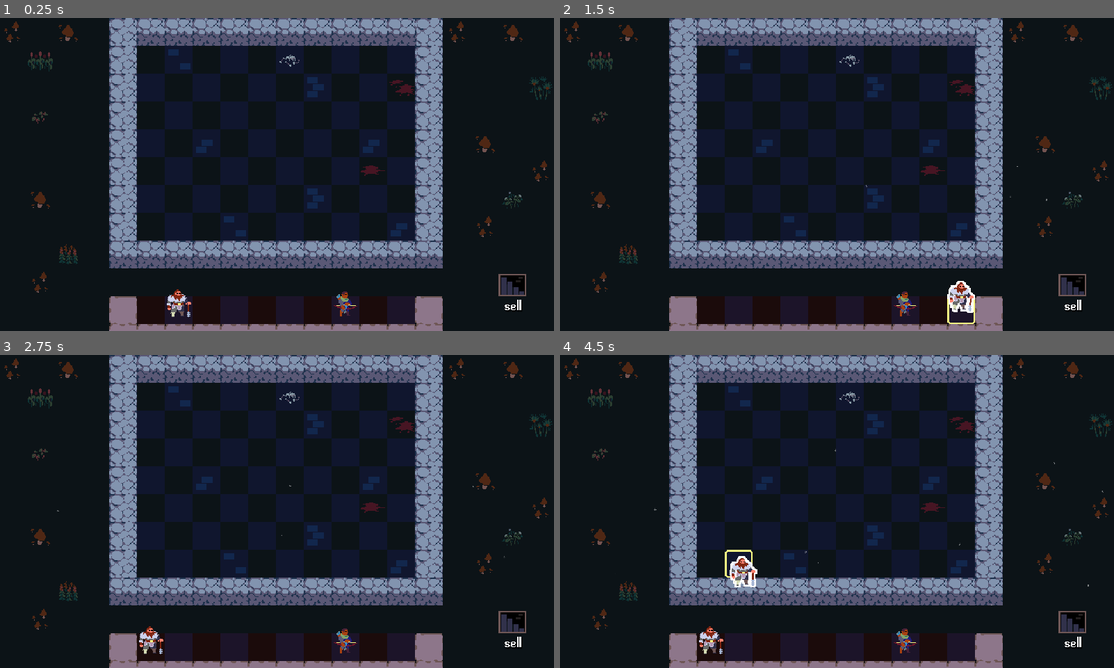
Above: before the commit, frames 1-4 (two rows, left to right).
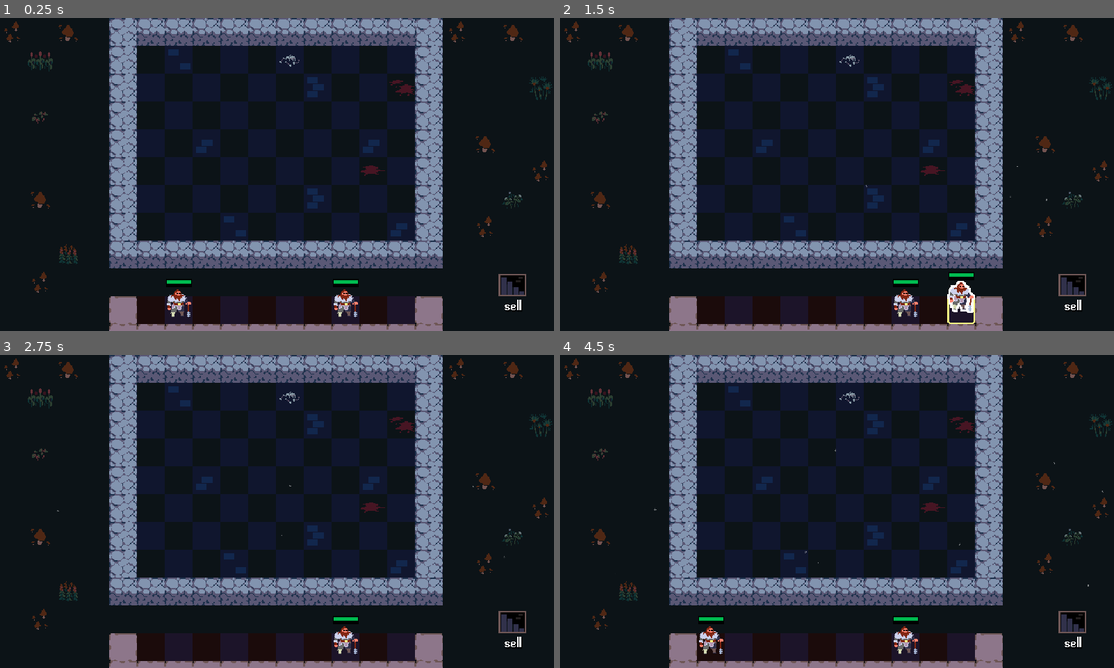
Above: after the commit, the same moments.

Repository: guladam/godot_autobattler_reference
Game: Godot game, scene res://scenes/arena/arena.tscn
The game is run twice, just before and just after one commit, with the same random seed, the same clock (stepped at 60 frames per second) and the same inputs.
Inputs (mouse positions are in pixels of both pictures, inside the frame that each line leads up to):
- Up to frame 1 (0.25 s): no input
- Up to frame 2 (1.5 s): tap Enter at 0.5 s; drag from (737, 302) to (903, 302) at 0.52 s; drag from (903, 302) to (1069, 280) at 1.27 s
- Up to frame 3 (2.75 s): move the mouse to (332, 442) at 2.02 s; hold Space (unit_add) from 2.03 s (still down); click (332, 442) at 2.17 s
- Up to frame 4 (4.5 s): release Space (unit_add) at 2.75 s; drag from (809, 574) to (709, 639) at 2.77 s; move the mouse to (1003, 558) at 3.52 s; press the mouse at (1003, 558) at 3.53 s; tap Space (unit_add) at 3.8 s; release the mouse at (1003, 558) at 4.25 s; drag from (737, 639) to (753, 433) at 4.27 s

The runs differ from the first frame. In frame 1, 0.3% of the frame differs, in the area x 30-65%, y 83-96%; in frame 2, 0.3%; in frame 3, 0.5%; in frame 4, 0.8%, in the area x 25-65%, y 62-96%.

Commit message:
reorganizing, starting the unitcombiner

Diff:
--- /dev/null
+++ b/assets/game_theme.tres
@@ -0,0 +1,3 @@
+[gd_resource type="Theme" format=3 uid="uid://dfwyixi7xkn7k"]
+
+[resource]
--- a/assets/2d_outline_shader.tres
+++ b/assets/shaders/2d_outline_shader.tres
@@ -1,9 +1,9 @@
 [gd_resource type="ShaderMaterial" load_steps=2 format=3 uid="uid://bb8m5fhpi4wqn"]
 
-[ext_resource type="Shader" path="res://assets/2d_outline.gdshader" id="1_jrprq"]
+[ext_resource type="Shader" path="res://assets/shaders/2d_outline.gdshader" id="1_jrprq"]
 
 [resource]
 resource_local_to_scene = true
 shader = ExtResource("1_jrprq")
-shader_parameter/line_colour = Color(1, 1, 1, 1)
+shader_parameter/line_color = Color(1, 1, 1, 1)
 shader_parameter/line_thickness = 0
--- a/components/unit_adder.gd
+++ b/components/unit_adder.gd
@@ -12,6 +12,11 @@
 
 func _input(event: InputEvent) -> void:
 	if event.is_action_pressed("unit_add"):
+		add_unit()
+		add_unit()
+		add_unit()
+		add_unit()
+		add_unit()
 		add_unit()
 
 
--- /dev/null
+++ b/components/unit_combiner.gd
@@ -0,0 +1,36 @@
+class_name UnitCombiner
+extends Node
+
+
+# TODO rethink this so it works simultaneously
+# maybe just insta-remove combining units from groups???
+func update_unit_combinations(_unit: Unit) -> void:
+	var units := get_tree().get_nodes_in_group("units")
+	var tier1_groups := _group_units_by_name_and_tier(units, 1)
+
+	for unit_name in tier1_groups:
+		var current_units: Array = tier1_groups[unit_name]
+		while current_units.size() >= 3:
+			print("combining 3 tier ones...")
+			print(current_units)
+			current_units[0].stats.tier += 1
+			current_units[1].queue_free()
+			current_units[2].queue_free()
+			current_units = current_units.slice(3)
+			print(current_units)
+
+
+func _group_units_by_name_and_tier(units: Array[Node], tier: int) -> Dictionary:
+	var filtered_units := units.filter(
+		func(unit: Unit):
+			return unit.stats.tier == tier
+	)
+	var unit_counts := {}
+
+	for unit: Unit in filtered_units:
+		if unit_counts.has(unit.stats.name):
+			unit_counts[unit.stats.name].append(unit)
+		else:
+			unit_counts[unit.stats.name] = [unit]
+
+	return unit_counts
--- a/components/unit_grid.gd
+++ b/components/unit_grid.gd
@@ -27,7 +27,7 @@
 
 
 func is_grid_full() -> bool:
-	print(units.values())
+	#print(units.values())
 	return units.keys().all(is_tile_occupied)
 
 
--- a/project.godot
+++ b/project.godot
@@ -23,7 +23,11 @@
 window/size/window_height_override=800
 window/stretch/mode="viewport"
 window/stretch/scale_mode="integer"
-mouse_cursor/custom_image="res://assets/cursor.png"
+mouse_cursor/custom_image="res://assets/sprites/cursor.png"
+
+[gui]
+
+theme/custom="res://assets/game_theme.tres"
 
 [input]
 
--- a/scenes/arena/arena.gd
+++ b/scenes/arena/arena.gd
@@ -4,8 +4,10 @@
 @onready var sell_portal: SellPortal = $SellPortal
 @onready var unit_mover: UnitMover = $UnitMover
 @onready var unit_adder: UnitAdder = $UnitAdder
+@onready var unit_combiner: Node = $UnitCombiner
 
 
 func _ready() -> void:
 	unit_adder.unit_added.connect(sell_portal.setup_unit)
 	unit_adder.unit_added.connect(unit_mover.setup_unit)
+	unit_adder.unit_added.connect(unit_combiner.update_unit_combinations)
--- a/scenes/arena/arena.tscn
+++ b/scenes/arena/arena.tscn
@@ -1,16 +1,17 @@
-[gd_scene load_steps=16 format=3 uid="uid://bktq4cwp01peb"]
+[gd_scene load_steps=18 format=3 uid="uid://bktq4cwp01peb"]
 
 [ext_resource type="Script" path="res://scenes/arena/arena.gd" id="1_a1ak0"]
 [ext_resource type="TileSet" uid="uid://de57fp7kv3q7p" path="res://scenes/arena/tileset.tres" id="1_hreld"]
 [ext_resource type="Script" path="res://components/tile_highlighter.gd" id="2_855b2"]
-[ext_resource type="Texture2D" uid="uid://mbxv0ayrsu3d" path="res://assets/star_particle.png" id="2_m4bap"]
+[ext_resource type="Texture2D" uid="uid://mbxv0ayrsu3d" path="res://assets/sprites/star_particle.png" id="2_m4bap"]
 [ext_resource type="Script" path="res://components/unit_grid.gd" id="4_m7ydk"]
 [ext_resource type="PackedScene" uid="uid://bd6jhfp83q1rv" path="res://scenes/unit/unit.tscn" id="4_nenrg"]
 [ext_resource type="Script" path="res://components/play_area.gd" id="6_73s8l"]
-[ext_resource type="Shader" path="res://assets/2d_outline.gdshader" id="7_mve78"]
 [ext_resource type="PackedScene" uid="uid://dk0bcfpbo130r" path="res://scenes/sell_portal/sell_portal.tscn" id="8_4fftf"]
+[ext_resource type="Script" path="res://scenes/unit/unit_stats.gd" id="8_gcysu"]
 [ext_resource type="Script" path="res://components/unit_mover.gd" id="9_snp81"]
 [ext_resource type="Script" path="res://components/unit_adder.gd" id="10_8rjpw"]
+[ext_resource type="Script" path="res://components/unit_combiner.gd" id="11_ex2js"]
 
 [sub_resource type="Curve" id="Curve_kxla4"]
 _data = [Vector2(0, 0), 0.0, 0.0, 0, 0, Vector2(0.227273, 1), 0.0, 0.0, 0, 0, Vector2(0.791667, 1), 0.0, 0.0, 0, 0, Vector2(1, 0), 0.0, 0.0, 0, 0]
@@ -34,11 +35,17 @@
 scale_curve = SubResource("CurveTexture_l00ks")
 color = Color(1, 1, 1, 0.498039)
 
-[sub_resource type="ShaderMaterial" id="ShaderMaterial_qhhh3"]
+[sub_resource type="Resource" id="Resource_p05m5"]
 resource_local_to_scene = true
-shader = ExtResource("7_mve78")
-shader_parameter/line_color = Color(1, 1, 1, 1)
-shader_parameter/line_thickness = 0
+script = ExtResource("8_gcysu")
+name = "warrior"
+tier = 1
+
+[sub_resource type="Resource" id="Resource_bilte"]
+resource_local_to_scene = true
+script = ExtResource("8_gcysu")
+name = "warrior"
+tier = 1
 
 [node name="Arena" type="Node2D"]
 script = ExtResource("1_a1ak0")
@@ -120,15 +127,11 @@
 
 [node name="Unit" parent="Bench/BenchUnitGrid" instance=ExtResource("4_nenrg")]
 position = Vector2(192, 320)
+stats = SubResource("Resource_p05m5")
 
 [node name="Unit2" parent="Bench/BenchUnitGrid" instance=ExtResource("4_nenrg")]
 position = Vector2(384, 320)
-
-[node name="Visuals" parent="Bench/BenchUnitGrid/Unit2" index="0"]
-material = SubResource("ShaderMaterial_qhhh3")
-
-[node name="Sprite2D" parent="Bench/BenchUnitGrid/Unit2/Visuals" index="0"]
-region_rect = Rect2(64, 0, 32, 32)
+stats = SubResource("Resource_bilte")
 
 [node name="SellPortal" parent="." instance=ExtResource("8_4fftf")]
 position = Vector2(576, 288)
@@ -142,4 +145,5 @@
 bench = NodePath("../Bench")
 game_area = NodePath("../GameTiles")
 
-[editable path="Bench/BenchUnitGrid/Unit2"]
+[node name="UnitCombiner" type="Node" parent="."]
+script = ExtResource("11_ex2js")
--- a/scenes/arena/tileset.tres
+++ b/scenes/arena/tileset.tres
@@ -1,6 +1,6 @@
 [gd_resource type="TileSet" load_steps=3 format=3 uid="uid://de57fp7kv3q7p"]
 
-[ext_resource type="Texture2D" uid="uid://b1ro1ssup7dcp" path="res://assets/tiles.png" id="1_svanb"]
+[ext_resource type="Texture2D" uid="uid://b1ro1ssup7dcp" path="res://assets/sprites/tiles.png" id="1_svanb"]
 
 [sub_resource type="TileSetAtlasSource" id="TileSetAtlasSource_3rb5q"]
 texture = ExtResource("1_svanb")
--- a/scenes/sell_portal/sell_portal.tscn
+++ b/scenes/sell_portal/sell_portal.tscn
@@ -1,8 +1,8 @@
 [gd_scene load_steps=8 format=3 uid="uid://dk0bcfpbo130r"]
 
 [ext_resource type="Script" path="res://scenes/sell_portal/sell_portal.gd" id="1_gt8yb"]
-[ext_resource type="Material" uid="uid://bb8m5fhpi4wqn" path="res://assets/2d_outline_shader.tres" id="1_t3wda"]
-[ext_resource type="Texture2D" uid="uid://b1ro1ssup7dcp" path="res://assets/tiles.png" id="2_e1nv4"]
+[ext_resource type="Material" uid="uid://bb8m5fhpi4wqn" path="res://assets/shaders/2d_outline_shader.tres" id="1_t3wda"]
+[ext_resource type="Texture2D" uid="uid://b1ro1ssup7dcp" path="res://assets/sprites/tiles.png" id="2_e1nv4"]
 [ext_resource type="Script" path="res://components/outline_highlighter.gd" id="3_534p2"]
 [ext_resource type="FontFile" uid="uid://wqfms7k4ykv2" path="res://assets/font/abaddon_bold.ttf" id="5_io8n6"]
 
--- /dev/null
+++ b/scenes/unit/test_unit.tres
@@ -0,0 +1,9 @@
+[gd_resource type="Resource" script_class="UnitStats" load_steps=2 format=3 uid="uid://xjus2xsvdrxh"]
+
+[ext_resource type="Script" path="res://scenes/unit/unit_stats.gd" id="1_48804"]
+
+[resource]
+resource_local_to_scene = true
+script = ExtResource("1_48804")
+name = "warrior"
+tier = 1
--- a/scenes/unit/unit.gd
+++ b/scenes/unit/unit.gd
@@ -4,6 +4,8 @@
 signal drag_started
 signal drag_canceled
 signal dropped(starting_position: Vector2)
+
+@export var stats: UnitStats
 
 @onready var visuals: CanvasGroup = $Visuals
 @onready var drag_and_drop_component: DragAndDrop = $DragAndDropComponent
--- a/scenes/unit/unit.tscn
+++ b/scenes/unit/unit.tscn
@@ -1,25 +1,46 @@
-[gd_scene load_steps=8 format=3 uid="uid://bd6jhfp83q1rv"]
+[gd_scene load_steps=12 format=3 uid="uid://bd6jhfp83q1rv"]
 
 [ext_resource type="Script" path="res://scenes/unit/unit.gd" id="1_v6qje"]
-[ext_resource type="Material" uid="uid://bb8m5fhpi4wqn" path="res://assets/2d_outline_shader.tres" id="2_mfirb"]
-[ext_resource type="Texture2D" uid="uid://cx1ivjobggp8n" path="res://assets/rogues.png" id="2_pvsvo"]
+[ext_resource type="Resource" uid="uid://xjus2xsvdrxh" path="res://scenes/unit/test_unit.tres" id="2_an7oq"]
+[ext_resource type="Material" uid="uid://bb8m5fhpi4wqn" path="res://assets/shaders/2d_outline_shader.tres" id="2_odlpc"]
 [ext_resource type="Script" path="res://components/drag_and_drop.gd" id="3_dhhtl"]
+[ext_resource type="Texture2D" uid="uid://cx1ivjobggp8n" path="res://assets/sprites/rogues.png" id="3_sepav"]
 [ext_resource type="Script" path="res://components/velocity_based_rotation.gd" id="4_j53m8"]
 [ext_resource type="Script" path="res://components/outline_highlighter.gd" id="6_mu807"]
 
 [sub_resource type="RectangleShape2D" id="RectangleShape2D_0qp17"]
 size = Vector2(36, 36)
 
+[sub_resource type="StyleBoxFlat" id="StyleBoxFlat_i1sdb"]
+bg_color = Color(0, 0, 0, 1)
+
+[sub_resource type="StyleBoxFlat" id="StyleBoxFlat_hn534"]
+bg_color = Color(2.16588e-06, 0.732302, 0.314512, 1)
+border_width_left = 1
+border_width_top = 1
+border_width_right = 1
+border_width_bottom = 1
+border_color = Color(0, 0, 0, 1)
+
+[sub_resource type="StyleBoxFlat" id="StyleBoxFlat_kodbq"]
+bg_color = Color(3.17663e-06, 0.479901, 0.694869, 1)
+border_width_left = 1
+border_width_top = 1
+border_width_right = 1
+border_width_bottom = 1
+border_color = Color(0, 0, 0, 1)
+
 [node name="Unit" type="Area2D" groups=["units"]]
 script = ExtResource("1_v6qje")
+stats = ExtResource("2_an7oq")
 metadata/_edit_group_ = true
 
 [node name="Visuals" type="CanvasGroup" parent="."]
-material = ExtResource("2_mfirb")
+material = ExtResource("2_odlpc")
 
 [node name="Sprite2D" type="Sprite2D" parent="Visuals"]
 position = Vector2(16, 8)
-texture = ExtResource("2_pvsvo")
+texture = ExtResource("3_sepav")
 flip_h = true
 region_enabled = true
 region_rect = Rect2(32, 96, 32, 32)
@@ -27,6 +48,27 @@
 [node name="CollisionShape2D" type="CollisionShape2D" parent="."]
 position = Vector2(16, 8)
 shape = SubResource("RectangleShape2D_0qp17")
+
+[node name="HealthBar" type="ProgressBar" parent="."]
+offset_left = 1.0
+offset_top = -20.0
+offset_right = 31.0
+offset_bottom = -14.0
+mouse_filter = 2
+theme_override_styles/background = SubResource("StyleBoxFlat_i1sdb")
+theme_override_styles/fill = SubResource("StyleBoxFlat_hn534")
+value = 100.0
+show_percentage = false
+
+[node name="ManaBar" type="ProgressBar" parent="."]
+offset_left = 1.0
+offset_top = -15.0
+offset_right = 31.0
+offset_bottom = -11.0
+mouse_filter = 2
+theme_override_styles/background = SubResource("StyleBoxFlat_i1sdb")
+theme_override_styles/fill = SubResource("StyleBoxFlat_kodbq")
+show_percentage = false
 
 [node name="DragAndDropComponent" type="Node" parent="." node_paths=PackedStringArray("target")]
 script = ExtResource("3_dhhtl")
--- /dev/null
+++ b/scenes/unit/unit_stats.gd
@@ -0,0 +1,12 @@
+class_name UnitStats
+extends Resource
+
+signal stats_changed
+
+@export var name: String
+@export_range(1, 3) var tier := 1 : set = set_tier
+
+
+func set_tier(value: int) -> void:
+	tier = value
+	stats_changed.emit()
Renamed: assets/2d_outline.gdshader -> assets/shaders/2d_outline.gdshader
Renamed: assets/animals.png -> assets/sprites/animals.png
Not shown, changed: assets/sprites/animals.png.import
Renamed: assets/cursor.png -> assets/sprites/cursor.png
Not shown, changed: assets/sprites/cursor.png.import
Binary file added: assets/sprites/level1.png
Not shown, changed: assets/sprites/level1.png.import
Binary file added: assets/sprites/level2.png
Not shown, changed: assets/sprites/level2.png.import
Binary file added: assets/sprites/level3.png
Not shown, added: assets/sprites/level3.png.import
Renamed: assets/monsters.png -> assets/sprites/monsters.png
(and 7 more such lines)
